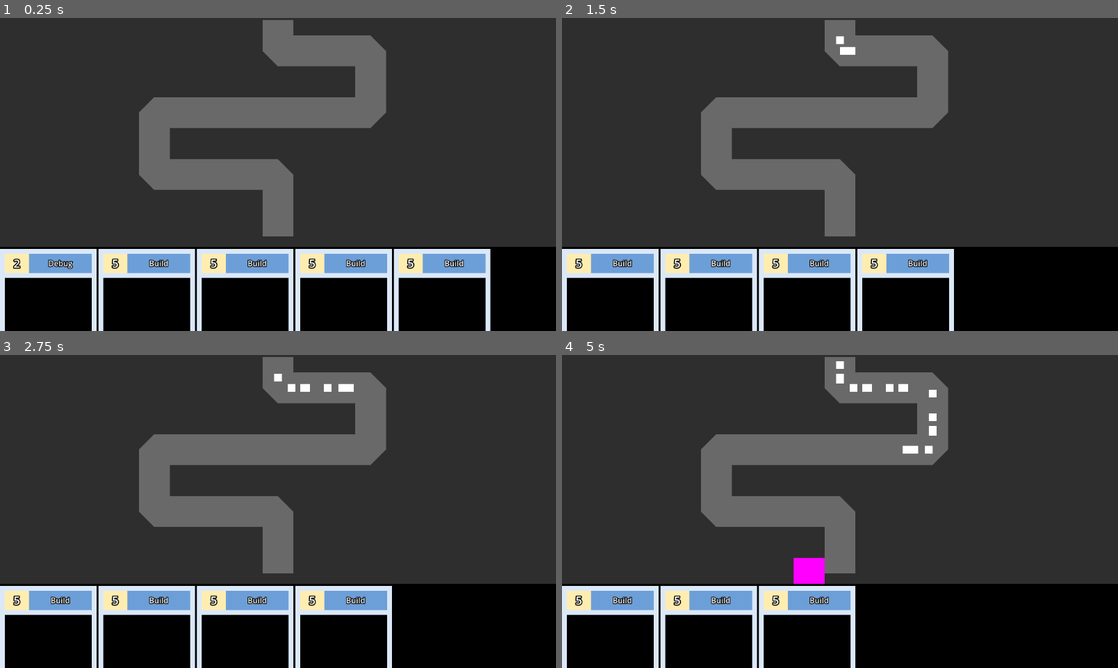
Above: before the commit, frames 1-4 (two rows, left to right).
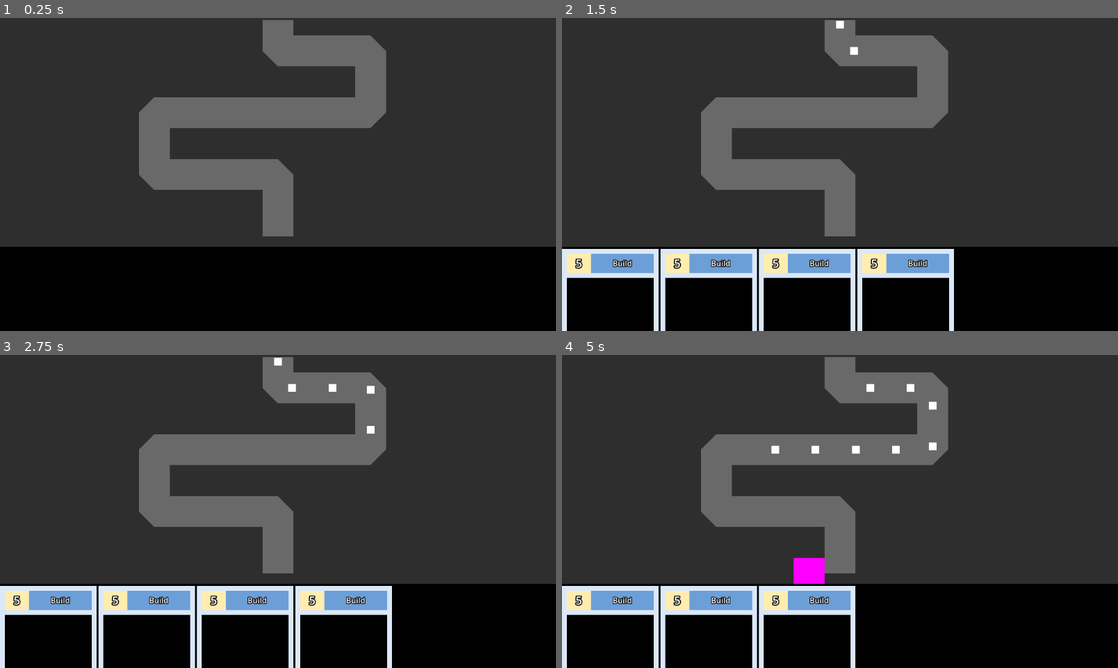
Above: after the commit, the same moments.

Repository: Hokome/rise-artifact
Game: Godot game, scene res://environment/game.tscn
Same seed, same stepped clock (60 frames per second), same inputs: the game is played once before the commit and once after it.
Inputs (mouse positions are in pixels of both pictures, inside the frame that each line leads up to):
- Up to frame 1 (0.25 s): no input
- Up to frame 2 (1.5 s): tap Enter at 0.5 s; move the mouse to (962, 158) at 0.52 s; tap Space at 0.6, 0.77, 1.07 s; click (962, 158) at 0.67 s; move the mouse to (728, 190) at 1.27 s; hold A from 1.28 s (still down); tap 1 at 1.35 s
- Up to frame 3 (2.75 s): tap Space at 1.52, 1.55, 1.82, 2.3 s; move the mouse to (333, 442) at 2.02 s; release A at 2.03 s; tap 2 at 2.1 s
- Up to frame 4 (5 s): move the mouse to (812, 574) at 2.77 s; tap 3 at 2.85 s; click (812, 574) at 2.92 s; tap Space at 3.02, 3.05, 3.32, 3.77, 3.8, 4.07, 4.52, 4.55, 4.82 s; move the mouse to (1006, 558) at 3.52 s; hold A from 3.53 s (still down); tap 4 at 3.6 s; move the mouse to (673, 464) at 4.27 s; tap 5 at 4.35 s

The runs differ from the first frame. In frame 1, 9.7% of the frame differs, in the area x 0-89%, y 73-100%; in frame 2, 0.1%; in frame 3, 0.3%; in frame 4, 0.7%.

Commit message:
Round starting and ending

Diff:
--- a/debug.gd
+++ b/debug.gd
@@ -1,12 +1,13 @@
 class_name DebugScript extends Node2D
-
-@export var enemy_scene: PackedScene
 
 func _input(event):
 	if event is InputEventKey:
 		if !event.is_pressed():
 			return
-		if event.keycode == KEY_SPACE:
-			var enemy = enemy_scene.instantiate()
-			%path.add_child(enemy)
-			enemy.position = Vector2.ZERO
+
+		if event.keycode == KEY_A and $"..".in_round:
+			var spawner: Spawner = %spawner
+			if spawner.enemy_list.size() == 0:
+				return
+			var enemy: Enemy = spawner.enemy_list[0]
+			enemy.kill()
--- a/enemies/enemy.gd
+++ b/enemies/enemy.gd
@@ -1,9 +1,18 @@
 class_name Enemy extends PathFollow2D
 
 @export var base_speed: float = 100
+
+signal death(Enemy)
 
 func _process(delta):
 	progress += base_speed * delta
 
 	if progress_ratio == 1:
-		queue_free()
+		remove()
+
+func kill():
+	remove()
+
+func remove():
+	death.emit(self)
+	queue_free()
--- a/enemies/enemy.tscn
+++ b/enemies/enemy.tscn
@@ -10,6 +10,7 @@
 cubic_interp = false
 loop = false
 script = ExtResource("1_u5vpk")
+base_speed = 200.0
 
 [node name="sprite" type="Sprite2D" parent="."]
 scale = Vector2(4, 4)
--- a/environment/game.gd
+++ b/environment/game.gd
@@ -1,14 +1,30 @@
 class_name Game extends Node2D
 
-signal PromptComplete
+var in_round := false
+var current_round := 0
 
-func _ready():
+signal round_started
+signal round_ended
+
+func _input(event):
+	if event is InputEventKey:
+		if !event.is_pressed():
+			return
+
+		if event.keycode == KEY_SPACE and !in_round:
+			start_round()
+
+func start_round():
+	current_round += 1
 	for i in 5:
 		draw_pile().draw_card(self)
+	in_round = true
+	round_started.emit()
 
-func _process(_delta):
-	PromptComplete.emit()
-	pass
+func end_round():
+	in_round = false
+	print("round ended")
+	round_ended.emit()
 
 func hand() -> CardPile:
 	return %hand
@@ -28,3 +44,5 @@
 
 func grid() -> GameGrid:
 	return %grid
+func spawner() -> Spawner:
+	return %spawner
--- a/environment/game.tscn
+++ b/environment/game.tscn
@@ -1,10 +1,11 @@
-[gd_scene load_steps=13 format=3 uid="uid://bc5c0jjks14ut"]
+[gd_scene load_steps=14 format=3 uid="uid://bc5c0jjks14ut"]
 
 [ext_resource type="Script" path="res://environment/game.gd" id="1_o5uc8"]
 [ext_resource type="Script" path="res://debug.gd" id="2_gy0tc"]
 [ext_resource type="Script" path="res://environment/grid.gd" id="2_wehwx"]
-[ext_resource type="PackedScene" uid="uid://8msb1ku15ayx" path="res://enemies/enemy.tscn" id="3_4jgx4"]
+[ext_resource type="Script" path="res://environment/spawner.gd" id="3_6ckml"]
 [ext_resource type="Script" path="res://player/player_controller.gd" id="3_kf0iy"]
+[ext_resource type="PackedScene" uid="uid://8msb1ku15ayx" path="res://enemies/enemy.tscn" id="4_3jpdg"]
 [ext_resource type="Script" path="res://player/player_resources.gd" id="4_tliik"]
 [ext_resource type="Script" path="res://environment/path.gd" id="4_y7vvv"]
 [ext_resource type="Script" path="res://player/player_stats.gd" id="5_i2tho"]
@@ -23,9 +24,13 @@
 
 [node name="debug" type="Node2D" parent="."]
 script = ExtResource("2_gy0tc")
-enemy_scene = ExtResource("3_4jgx4")
 
 [node name="spawner" type="Node2D" parent="."]
+unique_name_in_owner = true
+script = ExtResource("3_6ckml")
+enemy_scene = ExtResource("4_3jpdg")
+enemy_count = 10
+enemy_spacing = 0.4
 
 [node name="terrain" type="Node2D" parent="."]
 
@@ -118,3 +123,5 @@
 unique_name_in_owner = true
 visible = false
 script = ExtResource("6_xi7ey")
+
+[connection signal="round_started" from="." to="spawner" method="_on_game_round_started"]
--- /dev/null
+++ b/environment/spawner.gd
@@ -0,0 +1,37 @@
+class_name Spawner extends Node2D
+
+@export var enemy_scene: PackedScene
+@export var enemy_count := 1
+@export var enemy_spacing := 1.0
+
+var enemy_list: Array[Enemy] = []
+var spawning := false
+
+func _on_game_round_started():
+	spawning = true
+
+	var timer: Timer = Timer.new()
+	timer.autostart = false
+	timer.one_shot = true
+	timer.wait_time = enemy_spacing
+	add_child(timer)
+
+	for i in enemy_count:
+		add_enemy(enemy_scene.instantiate())
+
+		if enemy_count > i + 1:
+			timer.start()
+			await timer.timeout
+
+	spawning = false
+	timer.queue_free()
+
+func add_enemy(enemy: Enemy):
+	%path.add_child(enemy)
+	enemy_list.append(enemy)
+	enemy.death.connect(remove_enemy)
+
+func remove_enemy(enemy):
+	enemy_list.erase(enemy)
+	if !spawning and enemy_list.size() == 0:
+		$"..".end_round()
Not shown, changed: docs/Card Defense/Tasks.md
